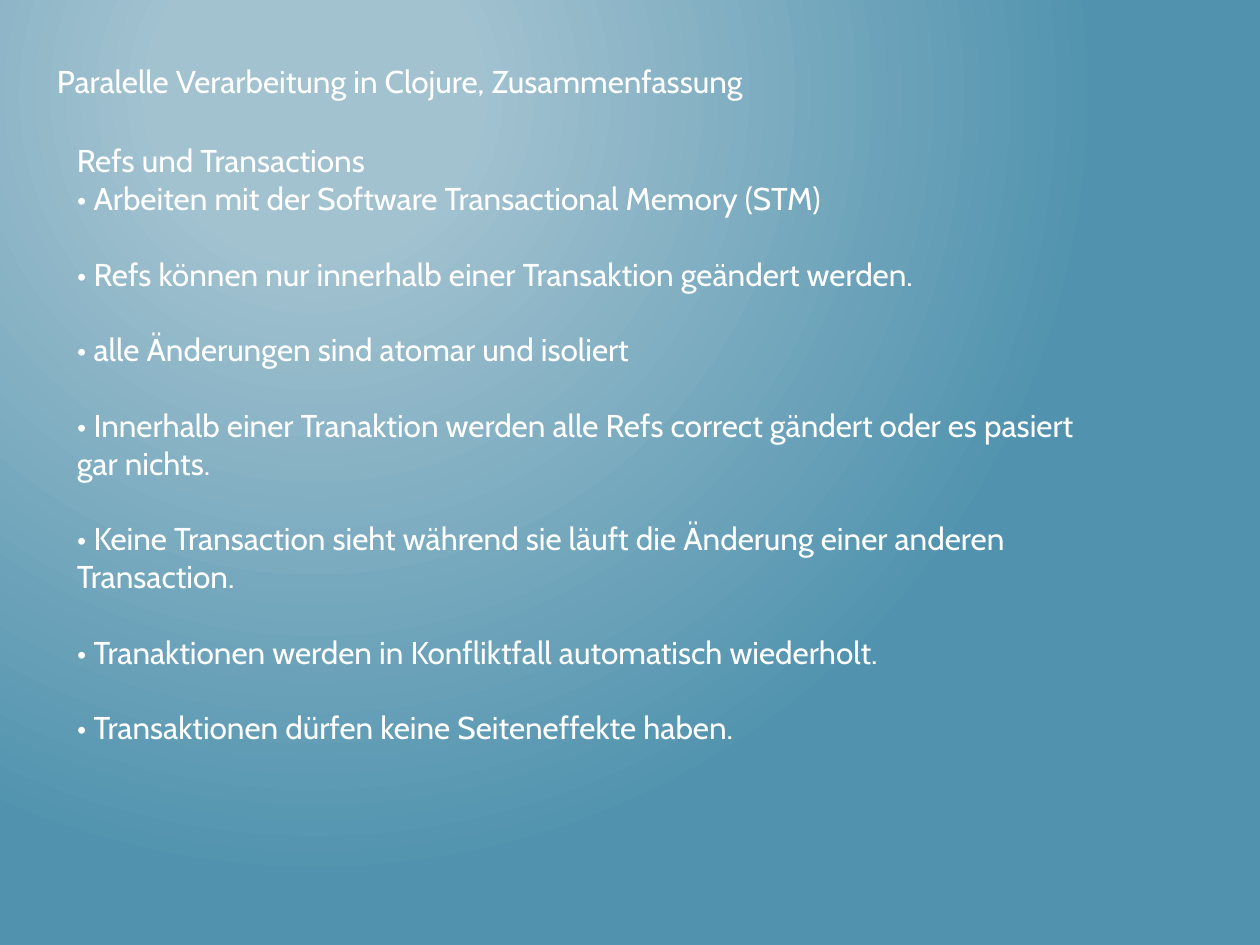
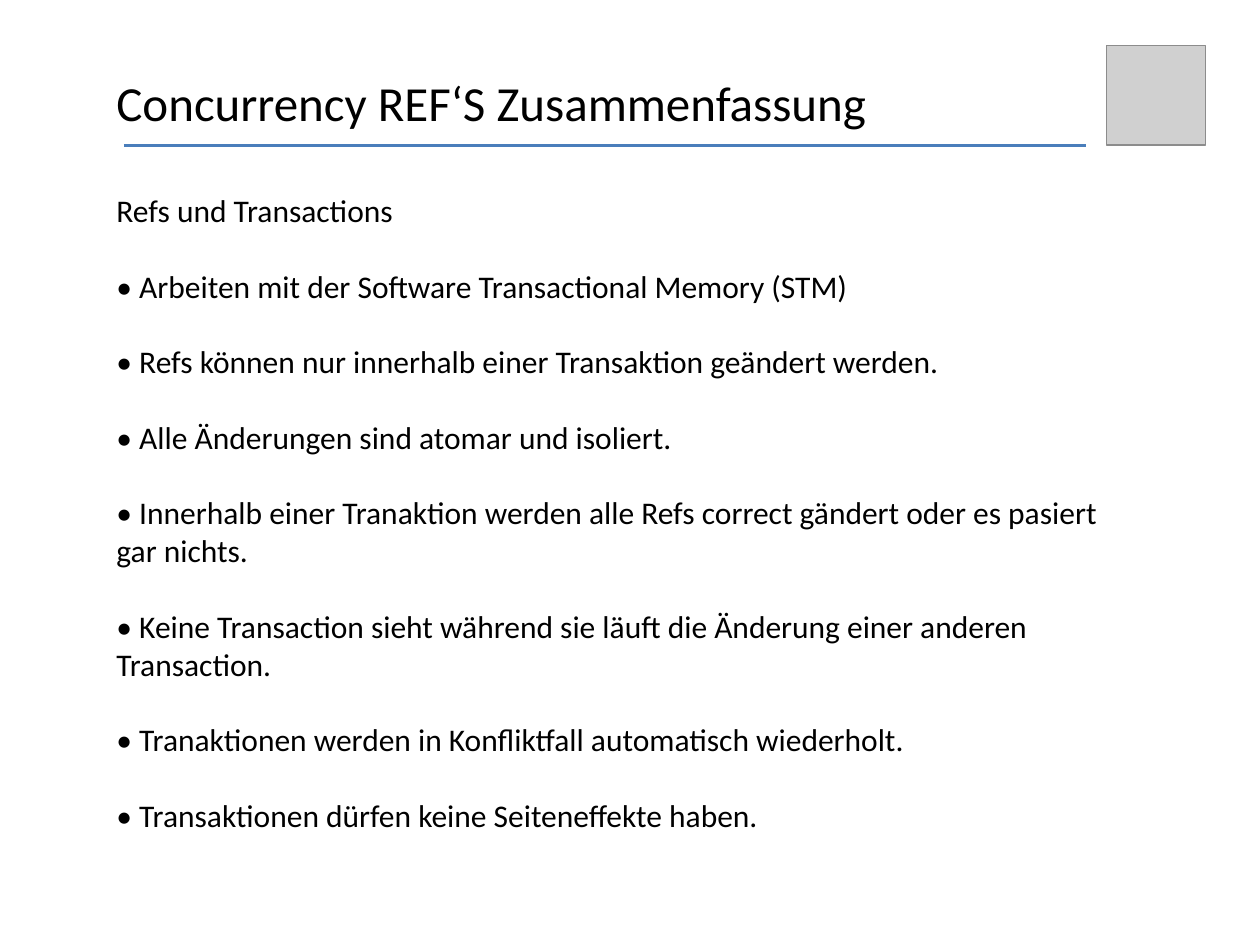
Before and after one commit to thomasschulte/ClojureUsergroupDemo, a slide deck: slide 22 of Clojure Vortrag .NET User Group.pptx (slide 27 before the commit). Drawn at 1260x945 pixels with LibreOffice and Linux fonts; fonts in the diff are those of the drawing; grey boxes stand for pictures. Boxes give left, top, right and bottom in pixels: in the first picture for what was removed or moved away, otherwise in the second. Text is boxed around its words. In the diff, an @@ line names an element or a change of style, - is before the commit and + after.

```diff
--- a/Clojure Vortrag .NET User Group.pptx
+++ b/Clojure Vortrag .NET User Group.pptx
@@ background gradient #A3C3D1 to #5194AF to #FFFFFF @@
@@ picture added at <box>1106,45,1206,145</box> @@
@@ text removed at <box>57,69,743,100</box> @@
-Paralelle Verarbeitung in Clojure, Zusammenfassung
@@ text added at <box>116,86,866,130</box>, 28 pt, text #000000 @@
+Concurrency REF‘S Zusammenfassung
@@ line added from (123, 145) to (1086, 145), #4B7EBC 1.75 pt @@
@@ text "Refs und Transactions": place and size @@
-text "Refs und Transactions" at <box>77,148,1073,740</box>
+text "Refs und Transactions" at <box>116,200,1096,828</box>
@@ text at <box>116,200,1096,828</box>: font Cabin to Calibri, text colour #FFFFFF to #000000 @@
@@ text at <box>139,423,672,455</box>: text changed; font Cabin to Calibri; text colour #FFFFFF to #000000 @@
-• alle Änderungen sind atomar und isoliert
+• Alle Änderungen sind atomar und isoliert.
```
Also in this commit, not shown: 33 other slides changed, 5 slides added, 10 slides removed.
